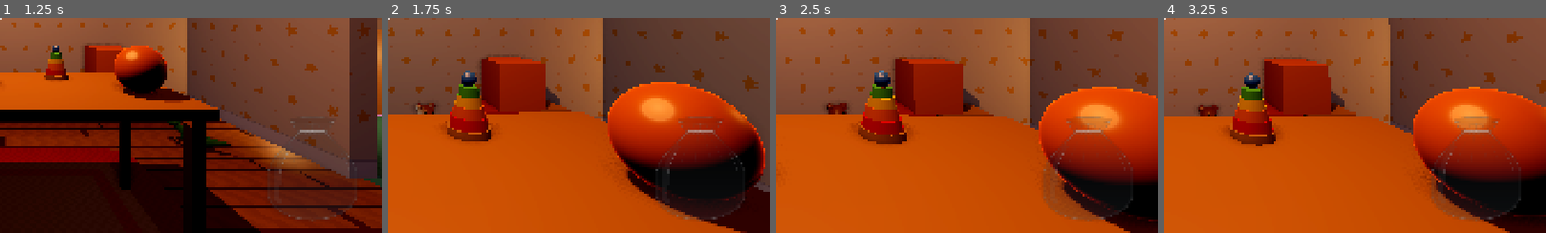
Above: before the commit, frames 1-4 (left to right).
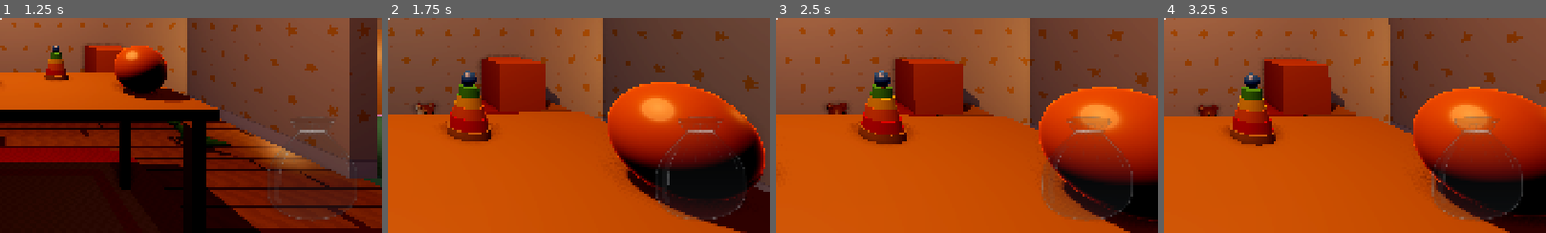
Above: after the commit, the same moments.

Repository: westo27/rummage
Game: Godot game, scene res://scenes/title.tscn
Same seed, same stepped clock (60 frames per second), same inputs: the game is played once before the commit and once after it.
Inputs (mouse positions are % of the whole screen's width and height, from its top left):
- Up to frame 1 (1.25 s): click (50, 54) at 0.5 s
- Up to frame 2 (1.75 s): tap Enter at 1.25 s; move the mouse to (55, 50) at 1.27 s; hold W (move_forward) from 1.28 s (still down); hold Q (ping) from 1.28 s (still down); click (55, 50) at 1.42 s; tap F (throw) at 1.55 s
- Up to frame 3 (2.5 s): keep holding W (move_forward); move the mouse to (45, 50) at 2.02 s; release Q (ping) at 2.03 s; tap F (throw) at 2.1 s; click (45, 50) at 2.17 s; tap Q (ping) at 2.3 s
- Up to frame 4 (3.25 s): keep holding W (move_forward); move the mouse to (52, 48) at 2.77 s; hold Mouse wheel up (beam_further) from 2.78 s (still down); click (52, 48) at 2.92 s; tap F (throw) at 3.05 s
The pictures show only the part of the screen within x 50-100%, y 50-100%; the shares and areas given below are measured in that part.

Frame 1 is identical in both runs. In frame 2, 0.2% of the frame differs, in the area x 70-94%, y 48-89%; in frame 3, 0.4%, in the area x 69-94%, y 45-93%; in frame 4, 0.4%.

Commit message:
Bag sways from the neck with camera turns and movement; marbles slosh inside

Diff:
--- a/scripts/marble_bag.gd
+++ b/scripts/marble_bag.gd
@@ -1,14 +1,20 @@
 class_name MarbleBag
-extends SubViewportContainer
+extends Control
 ## A clear drawstring bag in the corner of the HUD. Every creature you catch
 ## drops into it as a glass marble with eyes (BagMarble) and piles up with the
 ## others, like a bag of marbles.
 ##
 ## It's a little world of its own. A SubViewport renders its own scene and,
 ## importantly, has its own 2D physics space, so the marbles can tumble about
-## without touching the 3D game. The SubViewportContainer shows that render
-## as an ordinary UI element, anchored like any other Control. Its background
-## is transparent, so the room shows through the bag.
+## without touching the 3D game. A SubViewportContainer (_view) shows that
+## render as an ordinary UI element. Its background is transparent, so the
+## room shows through the bag.
+##
+## The bag is held in your hand: turning the camera or moving swings it from
+## its neck like a pendulum, and the marbles slosh about inside. The swing is
+## the _sway control's rotation (around the neck); the slosh is the marbles'
+## gravity tilted to match plus a push opposite to the hand's movement. The
+## bag's own node stays put, so the HUD and the win card can lay it out.
 ##
 ## Drawing order inside the viewport, back to front:
 ##   _back     the far side of the bag (a faint film) and the far rim of the
@@ -49,6 +55,32 @@
 ## Light along the edges and in the reflections.
 const LIGHT := Color(1.0, 1.0, 1.0)
 
+## How the hand's movement reaches the bag. Turning the camera moves the hand
+## this many bag pixels per second for each radian per second of turn, and
+## walking this many for each metre per second.
+const HAND_PER_TURN: float = 150.0
+const HAND_PER_METRE: float = 30.0
+## How hard a change in the hand's speed kicks the swing (radians per second
+## per bag pixel per second), and the swing's spring and friction.
+const SWING_KICK: float = 0.0035
+const SWING_SPRING: float = 30.0
+const SWING_DAMP: float = 3.2
+const SWING_MAX: float = 0.4
+## How much of a change in the hand's speed the marbles feel (they keep going
+## while the bag moves), and the most they're pushed upward in one go, so a
+## flick can't throw them out of the open top.
+const SLOSH: float = 0.9
+const SLOSH_UP_MAX: float = 120.0
+const SLOSH_MAX: float = 400.0
+## The fastest the hand counts as moving (bag pixels per second), and the
+## fastest a marble may go, so even a wild flick can't fire one through a wall.
+const HAND_MAX: float = 1500.0
+const MARBLE_MAX_SPEED: float = 700.0
+## The fastest a marble may rise: at this it climbs about 30 px, well inside.
+const MARBLE_MAX_RISE: float = 250.0
+
+var _sway: Control
+var _view: SubViewportContainer
 var _viewport: SubViewport
 var _back: Node2D
 var _marbles: Node2D
@@ -66,15 +98,37 @@
 var _caught: int = 0
 var _total: int = 0
 
+## The swing angle (radians, positive swings the bottom left) and its speed.
+var _swing: float = 0.0
+var _swing_speed: float = 0.0
+## The hand's speed in bag pixels per second, smoothed, and last frame's.
+var _hand_velocity: Vector2 = Vector2.ZERO
+## The camera as it was last frame, to work out how it's moving.
+var _last_camera: Transform3D
+var _has_last_camera: bool = false
+## The walls' shape, kept for the safety net in _physics_process.
+var _walls_outline: PackedVector2Array
+
 
 func _ready() -> void:
 	# Never swallow clicks meant for the beam.
 	mouse_filter = Control.MOUSE_FILTER_IGNORE
+	custom_minimum_size = DISPLAY_SIZE
+
+	# Two layers, so swinging and squashing each get their own pivot: _sway
+	# turns around the neck, _view squashes from the bottom middle.
+	_sway = Control.new()
+	_sway.mouse_filter = Control.MOUSE_FILTER_IGNORE
+	_sway.set_anchors_preset(Control.PRESET_FULL_RECT)
+	_sway.pivot_offset = Vector2(CENTRE_X, NECK_Y) * DISPLAY_SIZE / VIEW_SIZE
+	add_child(_sway)
+	_view = SubViewportContainer.new()
+	_view.mouse_filter = Control.MOUSE_FILTER_IGNORE
+	_view.set_anchors_preset(Control.PRESET_FULL_RECT)
 	# stretch: the SubViewport is resized to fill this container.
-	stretch = true
-	custom_minimum_size = DISPLAY_SIZE
-	# Squash from the bottom middle, so it sits down rather than shrinking.
-	pivot_offset = Vector2(DISPLAY_SIZE.x * 0.5, DISPLAY_SIZE.y)
+	_view.stretch = true
+	_view.pivot_offset = Vector2(DISPLAY_SIZE.x * 0.5, DISPLAY_SIZE.y)
+	_sway.add_child(_view)
 
 	_viewport = SubViewport.new()
 	_viewport.transparent_bg = true
@@ -84,7 +138,7 @@
 	_viewport.size_2d_override = Vector2i(VIEW_SIZE)
 	_viewport.size_2d_override_stretch = true
 	_viewport.render_target_update_mode = SubViewport.UPDATE_ALWAYS
-	add_child(_viewport)
+	_view.add_child(_viewport)
 
 	# Each layer draws through its `draw` signal, which fires just as the node
 	# is about to draw, so these functions can call _back.draw_* directly.
@@ -164,8 +218,8 @@
 	if _squash != null and _squash.is_valid():
 		_squash.kill()
 	_squash = create_tween()
-	_squash.tween_property(self, "scale", Vector2(1.0 + 0.05 * amount, 1.0 - 0.06 * amount), 0.07)
-	_squash.tween_property(self, "scale", Vector2.ONE, 0.35) \
+	_squash.tween_property(_view, "scale", Vector2(1.0 + 0.05 * amount, 1.0 - 0.06 * amount), 0.07)
+	_squash.tween_property(_view, "scale", Vector2.ONE, 0.35) \
 		.set_trans(Tween.TRANS_ELASTIC).set_ease(Tween.EASE_OUT)
 
 
@@ -203,6 +257,7 @@
 ## points and, unlike a polygon, doesn't close the loop across the top.
 func _build_walls() -> void:
 	var outline: PackedVector2Array = _outline(1.0)
+	_walls_outline = outline
 	var segments := PackedVector2Array()
 	for i in outline.size() - 1:
 		segments.append(outline[i])
@@ -218,6 +273,94 @@
 	walls.physics_material_override = material
 	walls.add_child(collision)
 	_viewport.add_child(walls)
+
+
+# ---------------------------------------------------------------- swaying
+
+func _physics_process(delta: float) -> void:
+	var hand: Vector2 = _hand_velocity_now(delta)
+	var change: Vector2 = hand - _hand_velocity
+	_hand_velocity = hand
+
+	# The bag hangs from the hand: when the hand speeds up to the right, the
+	# bottom lags behind to the left, then swings back on a damped spring.
+	_swing_speed += change.x * SWING_KICK
+	_swing_speed += (-SWING_SPRING * _swing - SWING_DAMP * _swing_speed) * delta
+	_swing = clampf(_swing + _swing_speed * delta, -SWING_MAX, SWING_MAX)
+	_sway.rotation = _swing
+
+	# The marbles: "down" tilts with the bag, so they roll to its low side...
+	var down := Vector2.DOWN.rotated(-_swing)
+	PhysicsServer2D.area_set_param(_viewport.world_2d.space,
+		PhysicsServer2D.AREA_PARAM_GRAVITY_VECTOR, down)
+	# ...and they carry on as they were while the bag moves under them, so
+	# they get the hand's change in speed backwards, in the bag's own frame.
+	var push: Vector2 = (-change * SLOSH).rotated(-_swing).limit_length(SLOSH_MAX)
+	push.y = maxf(push.y, -SLOSH_UP_MAX)
+	var moving: bool = push.length() > 4.0 or absf(_swing_speed) > 0.05
+	for marble: BagMarble in _marbles.get_children():
+		# One still dropping in, above the neck, falls straight so it can't
+		# miss the opening.
+		if marble.position.y < NECK_Y:
+			continue
+		# A safety net: a marble that somehow squeezes out through a wall
+		# (the physics can slip under a lot of shaking) is put back in. A
+		# rigid body is moved through the physics server, or the physics
+		# would just put it back where it was.
+		if not Geometry2D.is_point_in_polygon(marble.position, _walls_outline):
+			PhysicsServer2D.body_set_state(marble.get_rid(), PhysicsServer2D.BODY_STATE_TRANSFORM,
+				Transform2D(0.0, Vector2(CENTRE_X, NECK_Y + 20.0)))
+			marble.linear_velocity = Vector2.ZERO
+			continue
+		if moving:
+			marble.sleeping = false
+			var v: Vector2 = (marble.linear_velocity + push).limit_length(MARBLE_MAX_SPEED)
+			# Never fast enough upward to leave through the open top.
+			v.y = maxf(v.y, -MARBLE_MAX_RISE)
+			marble.linear_velocity = v
+
+
+## How fast the hand holding the bag is moving, in bag pixels per second
+## (x right, y down on screen), from how the camera moved since last tick.
+func _hand_velocity_now(delta: float) -> Vector2:
+	var camera: Camera3D = get_viewport().get_camera_3d()
+	if camera == null or delta <= 0.0:
+		_has_last_camera = false
+		return Vector2.ZERO
+	var now: Transform3D = camera.global_transform
+	if not _has_last_camera:
+		_last_camera = now
+		_has_last_camera = true
+		return _hand_velocity
+	var before: Transform3D = _last_camera
+	_last_camera = now
+	# Turning: the hand swings with the view. A turn to the right (negative
+	# about up) moves it right; looking up moves it up.
+	var forward_before: Vector3 = -before.basis.z
+	var forward_now: Vector3 = -now.basis.z
+	var flat_before := Vector3(forward_before.x, 0.0, forward_before.z)
+	var flat_now := Vector3(forward_now.x, 0.0, forward_now.z)
+	var yaw: float = 0.0
+	if flat_before.length() > 0.01 and flat_now.length() > 0.01:
+		yaw = flat_before.signed_angle_to(flat_now, Vector3.UP)
+	var pitch: float = asin(clampf(forward_now.y, -1.0, 1.0)) - asin(clampf(forward_before.y, -1.0, 1.0))
+	# A big jump in one tick is the camera being placed (a restart, a
+	# test), not the player turning.
+	if absf(yaw) > 0.5 or absf(pitch) > 0.5:
+		yaw = 0.0
+		pitch = 0.0
+	# Moving: sideways and up/down, as the camera sees it. A jump to the
+	# respawn point isn't movement.
+	var moved: Vector3 = now.origin - before.origin
+	if moved.length() > 1.0:
+		moved = Vector3.ZERO
+	var side: float = moved.dot(now.basis.x)
+	var up: float = moved.dot(now.basis.y)
+	var target := Vector2(-yaw * HAND_PER_TURN + side * HAND_PER_METRE,
+		-pitch * HAND_PER_TURN - up * HAND_PER_METRE) / delta
+	target = target.limit_length(HAND_MAX)
+	# Mouse movement arrives in uneven steps, so smooth it a little.
+	return _hand_velocity.lerp(target, 0.5)
 
 
 # ---------------------------------------------------------------- drawing
Not shown, changed: NOTES.md
